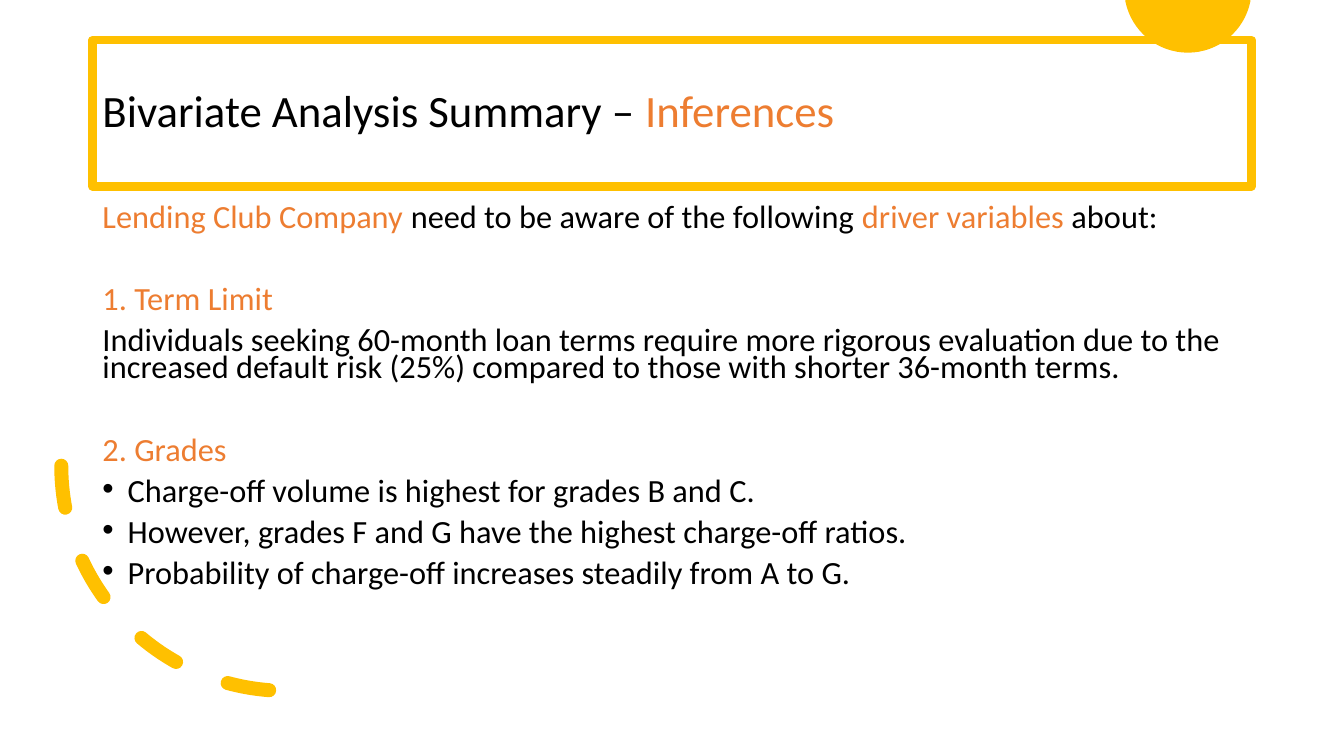
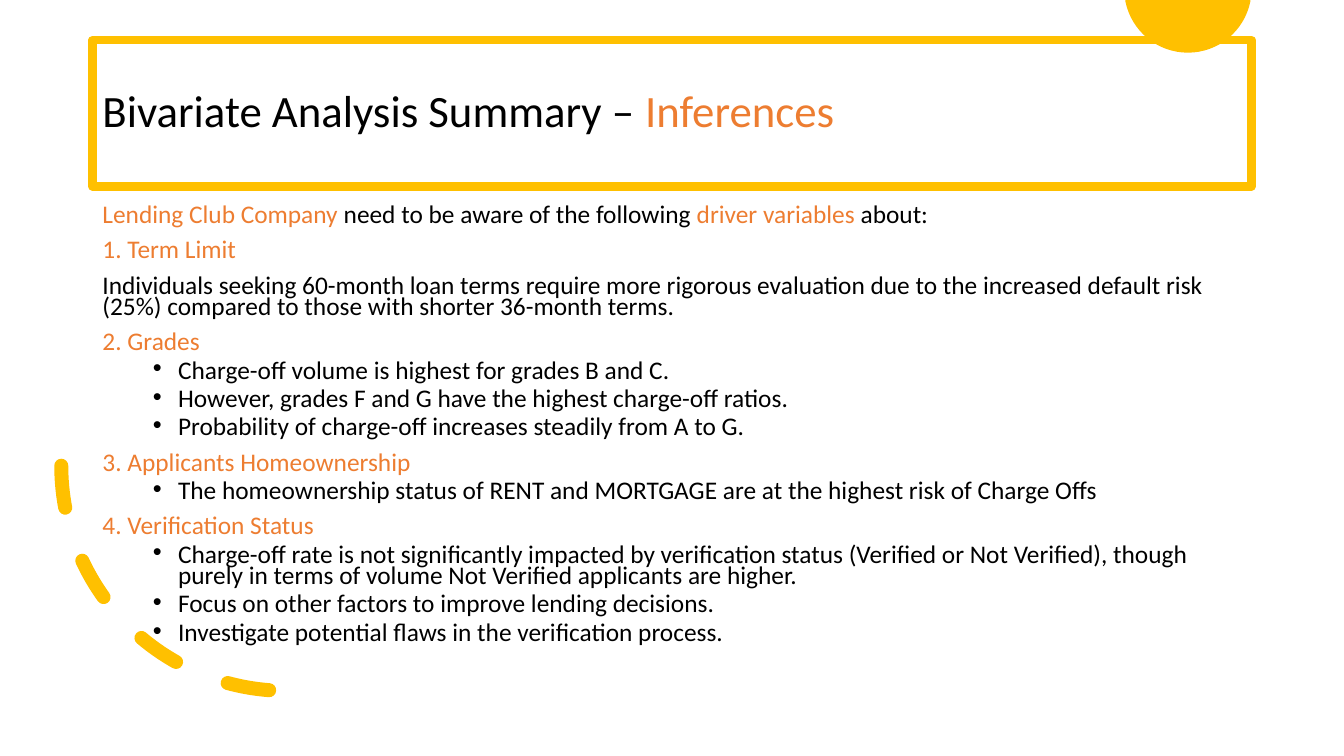
Before and after one commit to prachigoliwadekar/LendingClubCaseStudy, a slide deck: slide 38 of LendingClubCaseStudy.pptx (slide 39 before the commit). Drawn at 1344x756 pixels with LibreOffice and Linux fonts; fonts in the diff are those of the drawing. Boxes give left, top, right and bottom in pixels: in the first picture for what was removed or moved away, otherwise in the second. Text is boxed around its words. In the diff, an @@ line names an element or a change of style, - is before the commit and + after.

Commit message:
condensed summary slides

```diff
--- a/LendingClubCaseStudy.pptx
+++ b/LendingClubCaseStudy.pptx
@@ text at [102, 205, 1202, 440]: size 23.1 to 18.2 pt in "Lending Club Company need to be aware ...", "1. Term Limit", "Individuals seeking 60-month loan terms require more ...", "2. Grades" and 3 more places; list level 1 to 2 in "Charge-off volume is highest for ..."; list level 1 to 2 in "However, grades F and G ..."; list level 1 to 2 in "Probability of charge-off increases steadily ..." @@
@@ text at [102, 453, 1187, 646]: paragraphs added @@
+3. Applicants Homeownership
+  • The homeownership status of RENT and MORTGAGE are at the highest risk of Charge Offs
+4. Verification Status
+  • Charge-off rate is not significantly impacted by verification status (Verified or Not Verified), though purely in terms of volume Not Verified applicants are higher.
+  • Focus on other factors to improve lending decisions.
+  • Investigate potential flaws in the verification process.
```
Also in this commit, not shown: 4 other slides changed, 3 slides removed, 1 other file.
